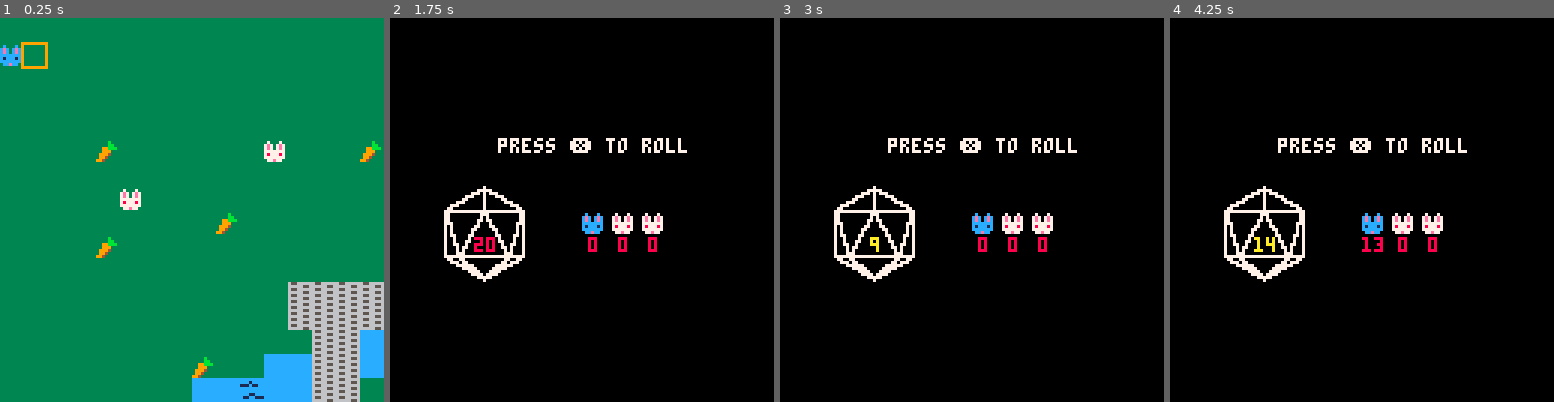
Above: before the commit, frames 1-4 (left to right).
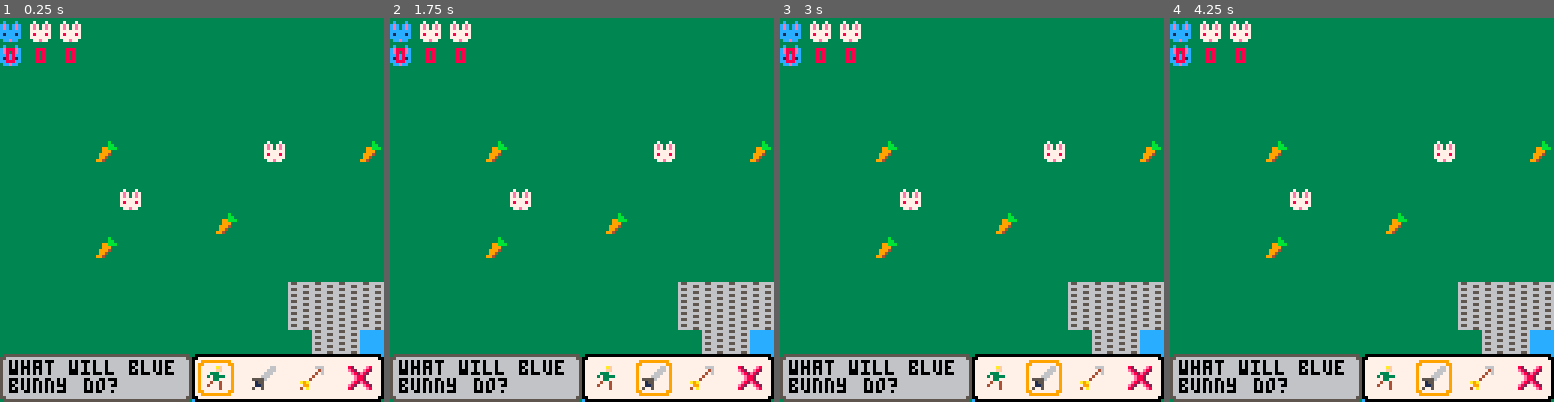
Above: after the commit, the same moments.

Repository: graphitical/d8-knight
Game: PICO-8 cartridge main.p8
Same seed, same stepped clock (60 frames per second), same inputs: the game is played once before the commit and once after it.
Inputs:
- Up to frame 1 (0.25 s): no input
- Up to frame 2 (1.75 s): tap X (X key) at 0.33, 1.07 s; tap O (Z key) at 0.7, 1.7 s; hold Right from 1.6 s (still down)
- Up to frame 3 (3 s): tap X (X key) at 1.85, 2.97 s; release Right at 2.1 s; tap O (Z key) at 2.1, 2.5, 2.9 s; hold Up 2.15-2.42 s; hold Right from 2.47 s (still down)
- Up to frame 4 (4.25 s): release Right at 3.03 s; hold Left 3.08-3.58 s; tap O (Z key) at 3.3, 3.7, 4.1 s; hold Down 3.63-3.97 s; hold Right from 4.02 s (still down); tap X (X key) at 4.08 s

The runs differ from the first frame. In frame 1, 13% of the frame differs, in the area x 0-100%, y 0-100%; in frame 2, 98%; in frame 3, 98%; in frame 4, 98%.

Commit message:
Make action selection sprite based

Diff:
--- a/main.p8
+++ b/main.p8
@@ -21,9 +21,9 @@
   end
 
   -- mmenu_ini()
-  exp_ini()
+  -- exp_ini()
   -- init_ini()
-  -- cmbt_ini()
+  cmbt_ini()
 
   -- Filter actors for only
   -- combat
@@ -182,11 +182,13 @@
   -- Only relevant for combat
   test = test and (p.mvmt - #p.tail) > 0
   -- Edge case, need to check if
-  -- going back to last spot
+  -- backtracking our path
   if not test then
-    local last = p.tail[#p.tail]
-    test = (last[1] == newi)
-    test = test and (last[2] == newj)
+    for p in all(p.tail) do
+      test = p[1] == newi
+      test = test and (p[2] == newj)
+      if (test) break
+    end
   end
 
   return test
@@ -276,8 +278,9 @@
   y = y or (p.j*8+p.oy)
   f = f or p.frame
   if debug then
-    pal({[12]=7})
-    spr(p.sp+f,x,y)
+    pal(12,7)
+    spr(p.sp+f,p.i*8,p.j*8)
+    pal()
   end
   spr(p.sp+f,x,y)
   render_path(p)
@@ -383,6 +386,7 @@
     s=0, -- selected option
     p=false -- option selected?
   }
+  if (debug) pc.ini=21
   -- Order by initiative
   order_initiative(chars)
 end
@@ -396,36 +400,42 @@
 function cmbt_drw()
   foreach(actors, function(s) s:dr() end)
   cmenu:dr()
-end
-
-function menu_draw(self)
-  local scrn_sz = 128;
-  rect(0, 86, scrn_sz-1, scrn_sz-1, 6)
-  rectfill(1, 87, 126, 126, 0)
-  local line_start = 90;
-  local line_delta = 10;
-
-  local act = chars[pturn]
-  print(act.name, 10, 80, 6)
-
-  local opts = act.opts
-  opts[1] = "move ("..5*(act.mvmt-#act.tail).."/"..5*act.mvmt..")"
-  for i=1,#act.opts do
-    print(opts[i], 10, line_start+(i-1)*line_delta, 6)
-  end
-
-  if self.p then
-    rectfill(3, line_start+line_delta*self.s, 7, line_start+self.s*line_delta+4, 6)
-  else
-    rect(3, line_start+line_delta*self.s, 7, line_start+self.s*line_delta+4, 6)
-  end
-
+  -- draw roster
   for i,c in ipairs(chars) do
     c:dr((i-1)*10,0,0)
     local dx = 0
     if (c.ini < 10) dx=2
     ?c.ini,(i-1)*10+dx,10,8
   end
+end
+
+function menu_draw(self)
+  local x,y=0,112
+  local w,h=64,128-y
+  text_box("what will "..chars[pturn].name.." do?",
+          x,y,w,h,6,5)
+
+  -- action menu bgnd
+  draw_box(x+w,y,w,h,7,0)
+  -- draw action selection box
+  draw_box(x+w+2+self.s*16,y+2,12,12,7,9)
+
+  -- draw sprites for actions
+  -- The line below will allow
+  -- us to only draw the action
+  -- that we selected.
+  -- ??? IDK if we want this for
+  -- some reason
+  -- for i=(self.p and self.s or 0),(self.p and self.s or 3) do
+  for i=0,3 do
+    spr(12+i,x+w+4+i*16,y+4)
+  end
+
+  -- display movement left
+  if (self.p and self.s==0) then
+    ?5*(chars[pturn].mvmt-#chars[pturn].tail),x+w+4,y-8,8
+  end
+
 end
 
 function menu_upd(self)
@@ -437,12 +447,20 @@
       for i=0,3 do
         if (btnp(i)) pc:mv(getdx(i),getdy(i))
       end
+    -- Attacks
+    elseif cmenu.s==1 or
+           cmenu.s==2 then
+
+    elseif cmenu.s==3 then
+      pc:et()
+      pturn=pturn%#chars + 1
+      self.p = false
     end
   else
     -- Menu interaction
-    if (btnp(⬆️)) self.s-=1
-    if (btnp(⬇️)) self.s+=1
-    self.s = self.s%4
+    if (btnp(0)) self.s-=1
+    if (btnp(1)) self.s+=1
+    self.s = self.s%#pc.opts
     if (btnp(❎)) self.p=true
   end
 end
@@ -594,6 +612,45 @@
 -->8
 --tools
 
+function draw_box(x,y,w,h,ic,bc)
+  ic = ic or 5
+  bc = bc or 0
+  rect(x, y+1,(x+w)-1, y+h-2, bc)
+  rect(x+1,y,(x+w)-2,y+h-1,bc)
+  rectfill(x+1,y+2,(x+w)-2,(y+h)-3,ic)
+  rectfill(x+2,y+1,(x+w)-3,(y+h)-2,ic)
+end
+
+function text_box(s,x,y,w,h,ic,bc)
+  s = s or "TEST"
+  x = x or 32
+  y = y or 32
+  w = w or 64
+  h = h or 64
+  ic = ic or 5
+  bc = bc or 0
+  draw_box(x,y,w,h,ic,bc)
+  fit_string(s,x+3,y+h\2-6,w)
+end
+
+-- Fits a string s into a
+-- width w at position (x,y)
+-- split by delim. d
+function fit_string(s,x,y,w,d)
+  d = d or " "
+  local strs = split(s,d,false)
+  local cw = 0
+  local line = 0
+  for str in all(strs) do
+    if (cw+4*#str > w) then
+      line+=1
+      cw = 0
+    end
+    ?str,x+cw,y+6*line,0
+    cw+=5*#str
+  end
+end
+
 function rollad(num)
   return flr(rnd(num))+1
 end
@@ -672,22 +729,22 @@
 end
 
 __gfx__
-0000000000000000111011101cccccc1000000000000000000000000000000000000000000000000000000000000000000000000000000000000000000000000
-000000000000000000000000c1111110000000000000000000000000000000000000000000000000000000000000000000000000000000000000000000000000
-007007000000000010111010c1111110000000000000000000000000000000000000000000000000000000000000000000000000000000000000000000000000
-000770000000000000000000c1111110000000000000000000000000000000000000000000000000000000000000000000000000000000000000000000000000
-000770000001000011101110c1111110000000000000000000000000000000000000000000000000000000000000000000000000000000000000000000000000
-007007000000000000000000c1111110000000000000000000000000000000000000000000000000000000000000000000000000000000000000000000000000
-000000000000000010111010c1111110000000000000000000000000000000000000000000000000000000000000000000000000000000000000000000000000
-00000000000000000000000010000001000000000000000000000000000000000000000000000000000000000000000000000000000000000000000000000000
-00000000000000000000000000000000000000000000000000000000000000000000000000000000000000000000000000000000000000000000000000000000
-00000000000000000000000000000000000000000000000000000000000000000000000000000000000000000000000000000000000000000000000000000000
-00000000000000000000000000000000000000000000000000000000000000000000000000000000000000000000000000000000000000000000000000000000
-00000000000000000000000000000000000000000000000000000000000000000000000000000000000000000000000000000000000000000000000000000000
-00000000000000000000000000000000000000000000000000000000000000000000000000000000000000000000000000000000000000000000000000000000
-00000000000000000000000000000000000000000000000000000000000000000000000000000000000000000000000000000000000000000000000000000000
-00000000000000000000000000000000000000000000000000000000000000000000000000000000000000000000000000000000000000000000000000000000
-00000000000000000000000000000000000000000000000000000000000000000000000000000000000000000000000000000000000000000000000000000000
+0000000000000000111011101cccccc100000000000000000000000000000000000000000000000000000000000000000000af000000006600000666820000e8
+000000000000000000000000c111111000000000000000000000000000000000000000000000000000000000000000000000ff000000066600000046e8200e82
+007007000000000010111010c111111000000000000000000000000000000000000000000000000000000000000000000033300000006660000004060e82e820
+000770000000000000000000c1111110000000000000000000000000000000000000000000000000000000000000000003033330000666000000400000e88200
+000770000001000011101110c1111110000000000000000000000000000000000000000000000000000000000000000000033000555560000004000000e88200
+007007000000000000000000c111111000000000000000000000000000000000000000000000000000000000000000000040040001550000a9a000000e82e820
+000000000000000010111010c11111100000000000000000000000000000000000000000000000000000000000000000040004000115000009900000e8200e82
+000000000000000000000000100000010000000000000000000000000000000000000000000000000000000000000000000004005005000040a00000820000e8
+00000000000000000000000000000000000000000000000000000000000000000000000000000000000000000000000000000000000000000044000000000000
+000000000000000000000000000000000000000000000000000000000000000000000000000000000000000000000000000000000000000000f0440000000000
+000000000000000000000000000000000000000000000000000000000000000000000000000000000000000000000000000000000000000000f0040000000000
+00000000000000000000000000000000000000000000000000000000000000000000000000000000000000000000000000000000000000000f00004000000000
+00000000000000000000000000000000000000000000000000000000000000000000000000000000000000000000000000000000000000000f00004000000000
+000000000000000000000000000000000000000000000000000000000000000000000000000000000000000000000000000000000000000000f0040000000000
+000000000000000000000000000000000000000000000000000000000000000000000000000000000000000000000000000000000000000000f0440000000000
+00000000000000000000000000000000000000000000000000000000000000000000000000000000000000000000000000000000000000000044000000000000
 000000003333aaa90000000000000000000000000000000065566666000000000000000000000000000000000000000000000000000000000000000000000000
 00000000bb33399a0000000000000000000000000000000066666556000000000000000000000000000000000000000000000000000000000000000000000000
 000000003bb33aaa0000000000000000000000000000000065566666000000000000000000000000000000000000000000000000000000000000000000000000
